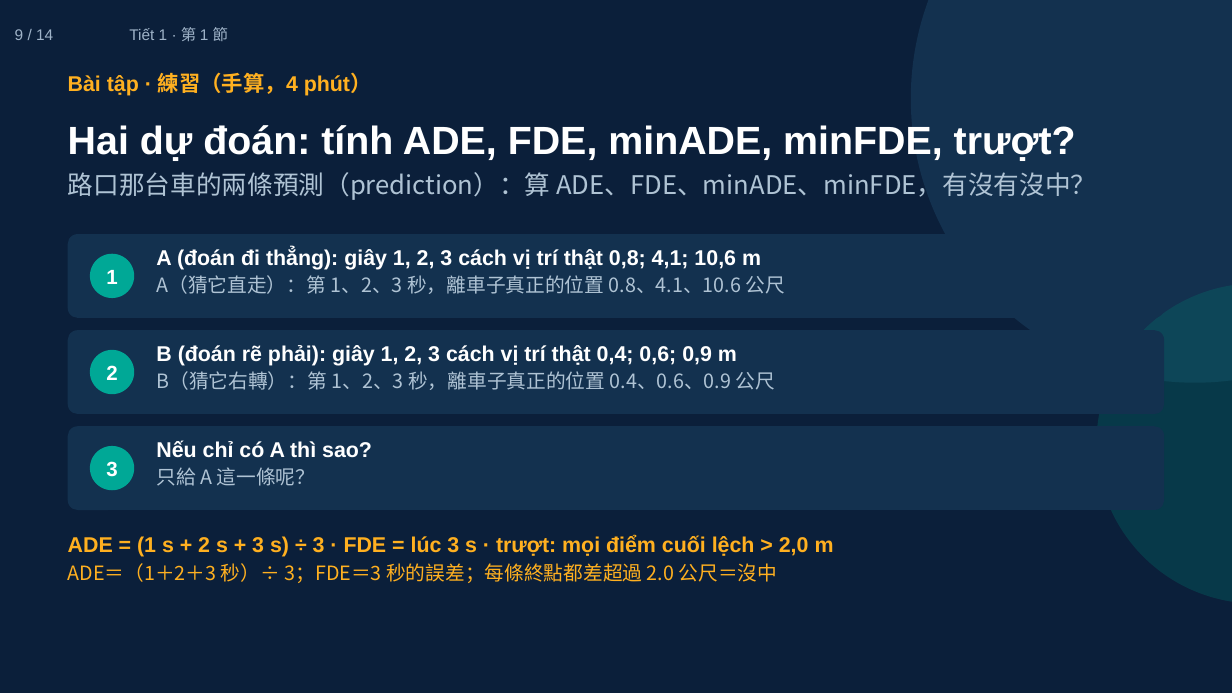
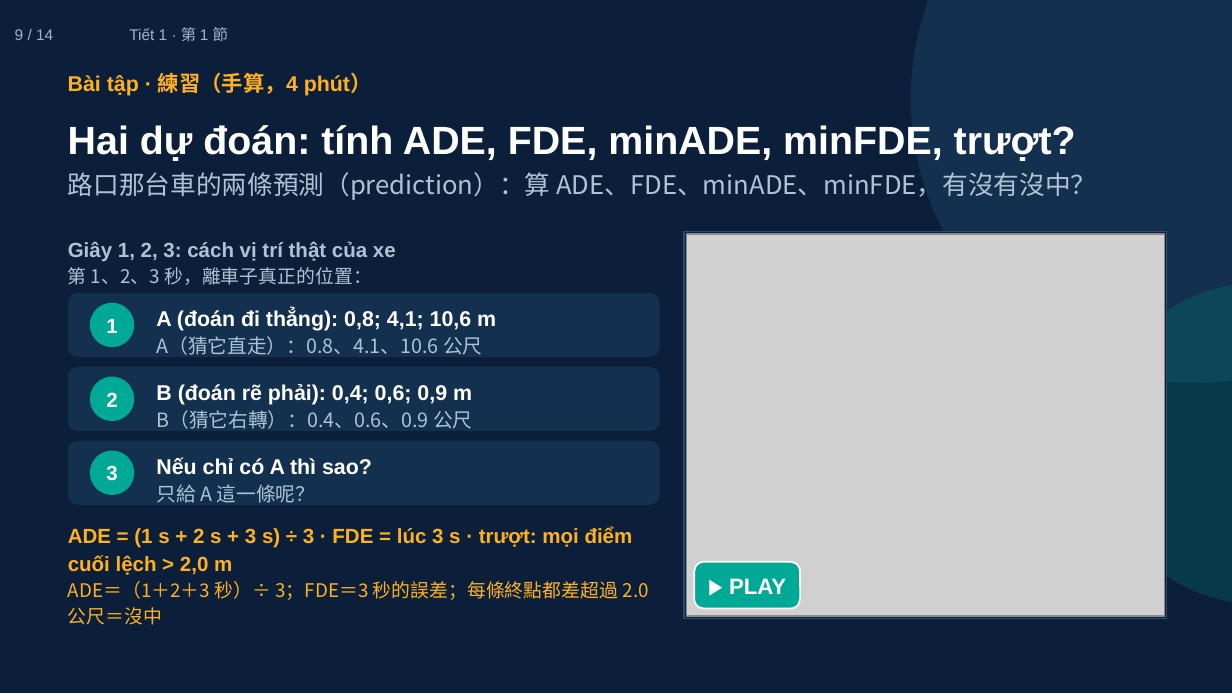
Before and after one commit to ch-neural/MITUST-Principles-of-Self-Driving-Cars, a slide deck: slide 9 of 第十三週(12-03)/第十三週_第1節_簡報.pptx. Drawn at 1232x693 pixels with LibreOffice and Linux fonts; fonts in the diff are those of the drawing; grey boxes stand for pictures. Boxes give left, top, right and bottom in pixels: in the first picture for what was removed or moved away, otherwise in the second. Text is boxed around its words. In the diff, an @@ line names an element or a change of style, - is before the commit and + after.

```diff
--- a/第十三週(12-03)/第十三週_第1節_簡報.pptx
+++ b/第十三週(12-03)/第十三週_第1節_簡報.pptx
@@ rounded rectangle removed at (68,234,1164,318) @@
@@ rectangle added at (684,232,1167,618), fill #0B1F3A, outline #2C4A6E 1 pt @@
@@ picture added at (687,234,1165,616) @@
@@ text at (68,241,396,285): text changed; size 12.5 to 12 pt; text colour #FFFFFF to #AFC3D4 @@
-A (đoán đi thẳng): giây 1, 2, 3 cách vị trí thật 0,8; 4,1; 10,6 m
-A（猜它直走）：第 1、2、3 秒，離車子真正的位置 0.8、4.1、10.6 公尺
+Giây 1, 2, 3: cách vị trí thật của xe
+第 1、2、3 秒，離車子真正的位置：
@@ rounded rectangle added at (68,293,659,357), fill #13314F @@
@@ text "1": place and size @@
-text "1" at (106,270,117,284)
+text "1" at (106,319,117,333)
@@ ellipse: place and size @@
-ellipse at (90,254,134,298)
+ellipse at (90,303,134,347)
@@ text added at (156,309,496,355), 12.5 pt, text #FFFFFF, bold @@
+A (đoán đi thẳng): 0,8; 4,1; 10,6 m
+A（猜它直走）：0.8、4.1、10.6 公尺
@@ rounded rectangle at (68,367,659,431): proportions changed @@
@@ rounded rectangle: place and size @@
-rounded rectangle at (68,330,1164,414)
+rounded rectangle at (68,367,659,431)
@@ text "2": place and size @@
-text "2" at (106,365,117,380)
+text "2" at (106,392,117,407)
@@ ellipse: place and size @@
-ellipse at (90,350,134,394)
+ellipse at (90,377,134,421)
@@ text at (156,384,472,429): text changed @@
-B (đoán rẽ phải): giây 1, 2, 3 cách vị trí thật 0,4; 0,6; 0,9 m
-B（猜它右轉）：第 1、2、3 秒，離車子真正的位置 0.4、0.6、0.9 公尺
+B (đoán rẽ phải): 0,4; 0,6; 0,9 m
+B（猜它右轉）：0.4、0.6、0.9 公尺
@@ rounded rectangle: place and size @@
-rounded rectangle at (68,426,1164,510)
+rounded rectangle at (68,441,659,505)
@@ rounded rectangle at (68,441,659,505): proportions changed @@
@@ text "3": place and size @@
-text "3" at (106,461,117,477)
+text "3" at (106,465,117,481)
@@ ellipse: place and size @@
-ellipse at (90,446,134,490)
+ellipse at (90,451,134,495)
@@ text "Nếu chỉ có A thì ...": place and size @@
-text "Nếu chỉ có A thì ..." at (156,440,372,486)
+text "Nếu chỉ có A thì ..." at (156,457,372,503)
@@ text "ADE = (1 s + ...": place and size @@
-text "ADE = (1 s + ..." at (68,535,834,583)
+text "ADE = (1 s + ..." at (68,527,649,625)
@@ text "ADE = (1 s + ..." at (68,527,649,625): size 12.5 to 12 pt in "ADE = (1 s + 2 s ..."; size 11.5 to 11 pt in "ADE＝（1＋2＋3 秒）÷ 3；FDE＝3 秒的誤差；每條終點都差超過 2.0 公尺＝沒中"; line spacing 1.16 to 1.14 @@
@@ rounded rectangle added at (694,562,800,609), fill #00A896, outline #FFFFFF 1 pt, 13 pt, text #FFFFFF, bold @@
+▶ PLAY
```
